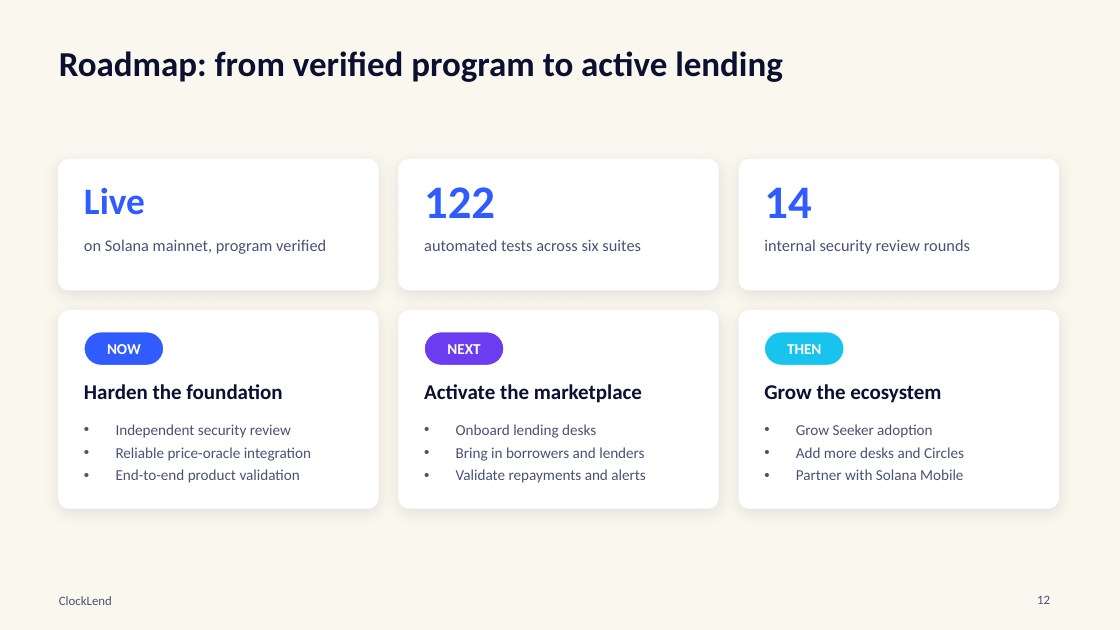
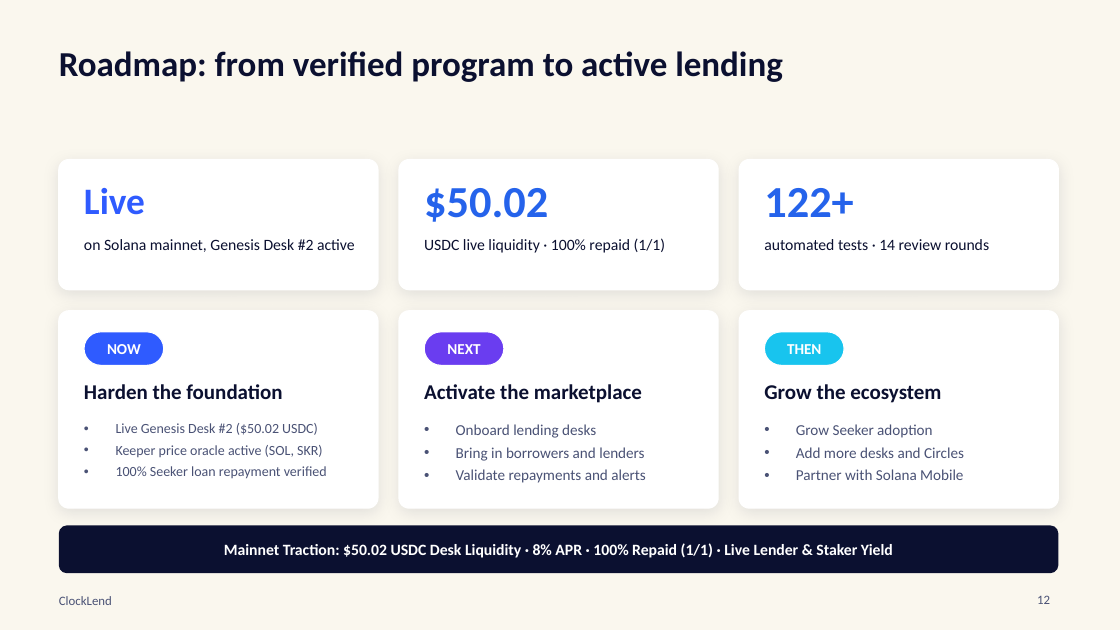
Before and after one commit to luckysitara/ClockLend, a slide deck: slide 12 of docs/ClockLend_Pitch_Deck_CLOCKIN.pptx. Drawn at 1120x630 pixels with LibreOffice and Linux fonts; fonts in the diff are those of the drawing. Boxes give left, top, right and bottom in pixels: in the first picture for what was removed or moved away, otherwise in the second. Text is boxed around its words. In the diff, an @@ line names an element or a change of style, - is before the commit and + after.

```diff
--- a/docs/ClockLend_Pitch_Deck_CLOCKIN.pptx
+++ b/docs/ClockLend_Pitch_Deck_CLOCKIN.pptx
@@ text at (424, 188, 548, 222): text changed; size 40 to 38 pt; text colour #2F5BFF to #2563EB @@
-122
+$50.02
@@ text at (764, 188, 853, 217): text changed; size 40 to 38 pt; text colour #2F5BFF to #2563EB @@
-14
+122+
@@ text at (84, 239, 355, 252): text changed; size 14 to 13.5 pt; text colour #4A5275 to #0B1030 @@
-on Solana mainnet, program verified
+on Solana mainnet, Genesis Desk #2 active
@@ text at (424, 238, 665, 253): text changed; size 14 to 13.5 pt; text colour #4A5275 to #0B1030 @@
-automated tests across six suites
+USDC live liquidity · 100% repaid (1/1)
@@ text at (764, 239, 989, 250): text changed; size 14 to 13.5 pt; text colour #4A5275 to #0B1030 @@
-internal security review rounds
+automated tests · 14 review rounds
@@ text at (116, 423, 327, 479): text changed; size 13 to 12 pt @@
-• Independent security review
-• Reliable price-oracle integration
-• End-to-end product validation
+• Live Genesis Desk #2 ($50.02 USDC)
+• Keeper price oracle active (SOL, SKR)
+• 100% Seeker loan repayment verified
@@ rounded rectangle added at (59, 526, 1059, 574), 13.5 pt, text #FFFFFF, bold @@
+Mainnet Traction: $50.02 USDC Desk Liquidity · 8% APR · 100% Repaid (1/1) · Live Lender & Staker Yield
```
Also in this commit, not shown: 4 other slides changed, 1 other file.
